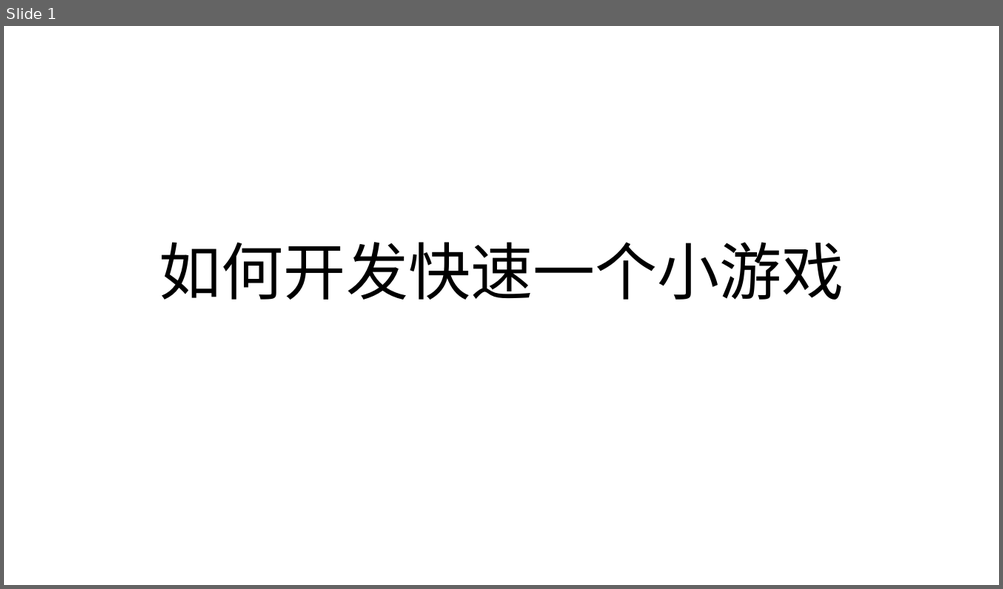
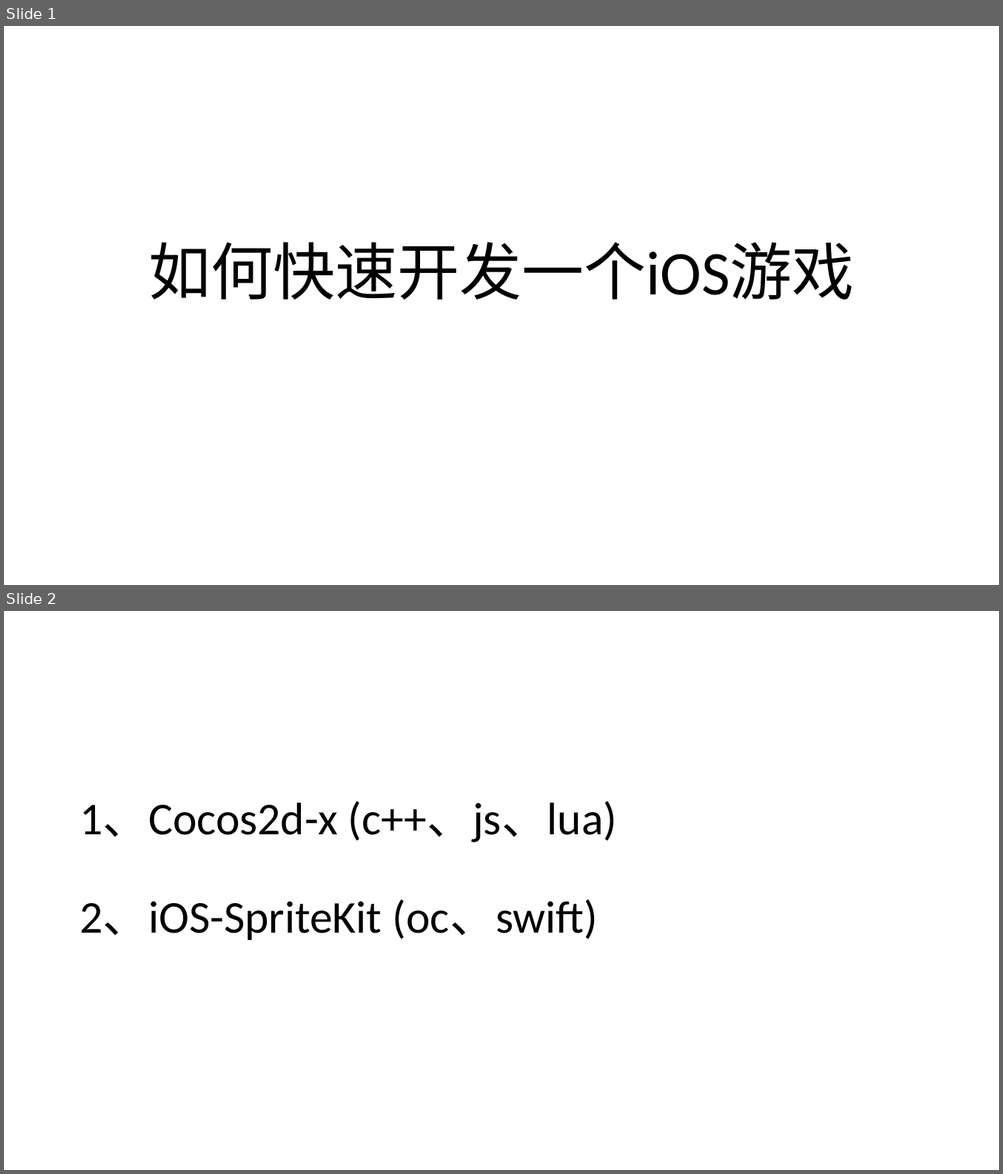
Before and after one commit to lin376186421/OwenLin2, a slide deck: MyGame/如何开发快速一个小游戏.pptx. Shown one above the other, each under a label of ours: slide 1 before the commit, slides 1 and 2 after it. The pictures are 1003x589 and 1003x1174 pixels, drawn with LibreOffice and Linux fonts; fonts in the diff are those of the drawing. Boxes give left, top, right and bottom in pixels: in the first picture for what was removed or moved away, otherwise in the second. Text is boxed around its words. In the diff, an @@ line names an element or a change of style, - is before the commit and + after.

```diff
--- a/MyGame/如何开发快速一个小游戏.pptx
+++ b/MyGame/如何开发快速一个小游戏.pptx
@@ slide 2 added at (x1=4, y1=611, x2=999, y2=1170), background #FFFFFF @@
@@ title added at (x1=79, y1=801, x2=617, y2=940), 44 pt, text #000000 @@
+1、Cocos2d-x (c++、js、lua)
+2、iOS-SpriteKit (oc、swift)
@@ slide 1 changed as well @@
@@ title at (x1=148, y1=242, x2=854, y2=300): text changed @@
-如何开发快速一个小游戏
+如何快速开发一个iOS游戏
```
Also in this commit, not shown: 4 other slides added.
